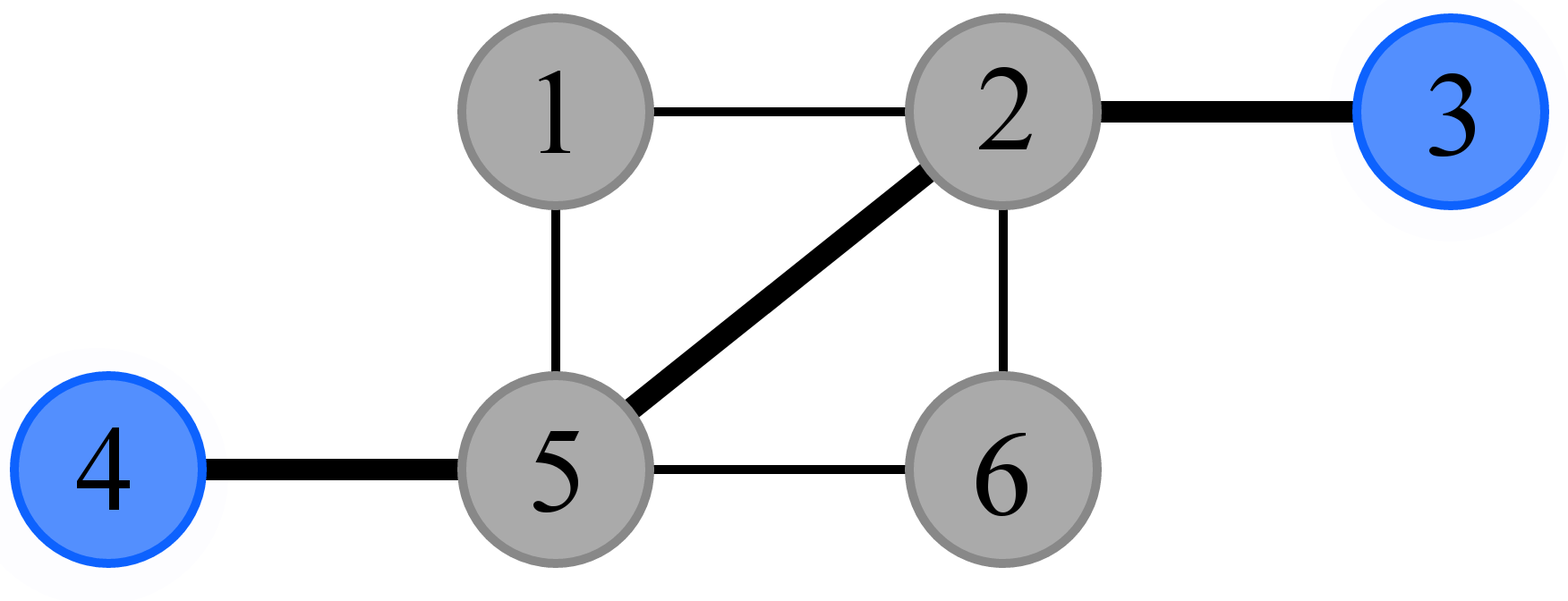
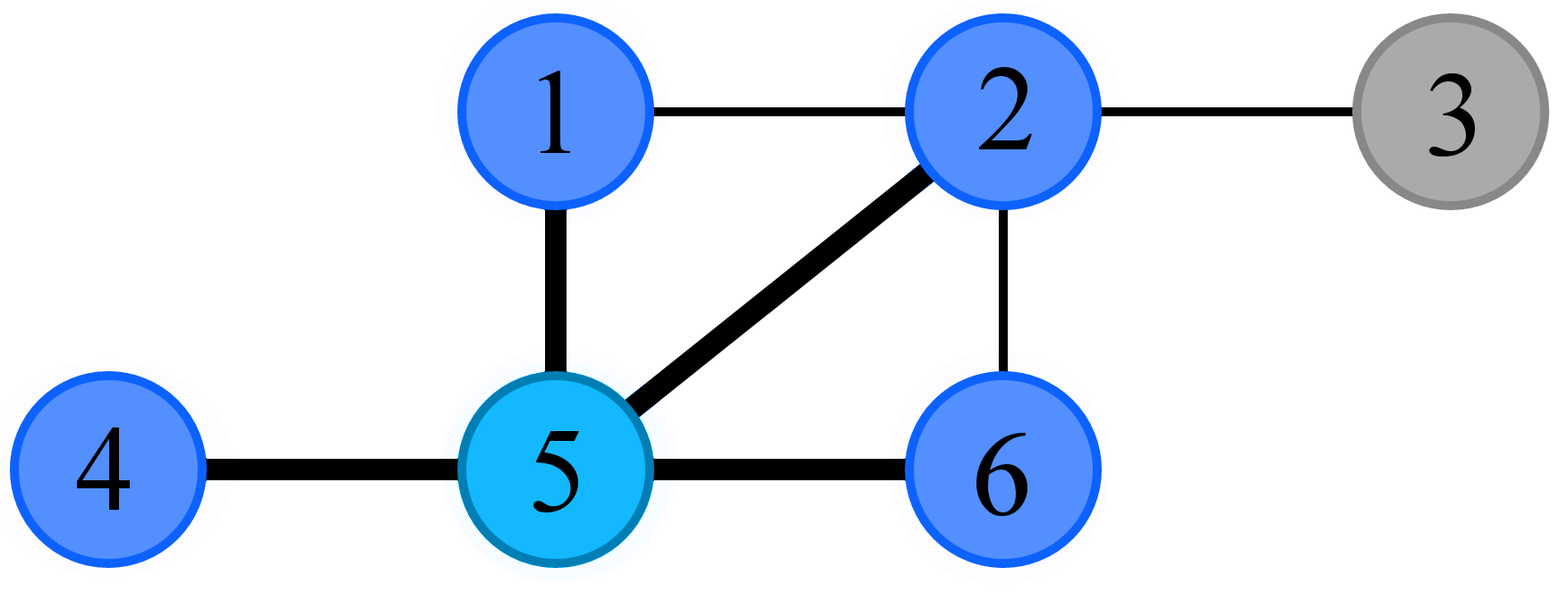
Layers edited between the first and the second 1568px x 601px image:
hid "Pasted Layer #3" over [205, 13, 1550, 580]
hid "Pasted Layer #2" over [205, 13, 1550, 580]
hid "main copy #2" over [205, 13, 1550, 580]
showed "Pasted Layer #1", painted on it over [205, 13, 1550, 580]
